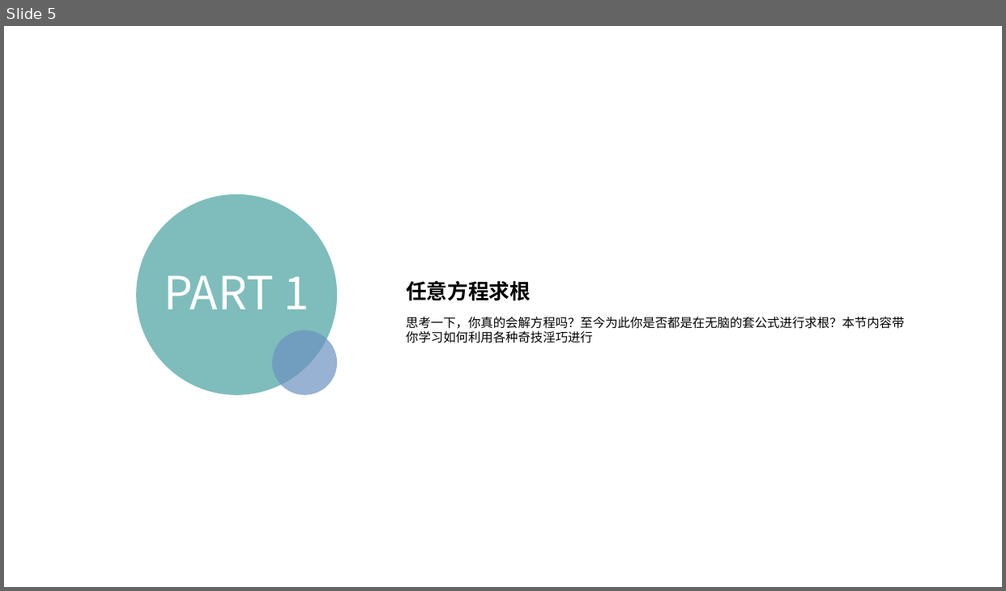
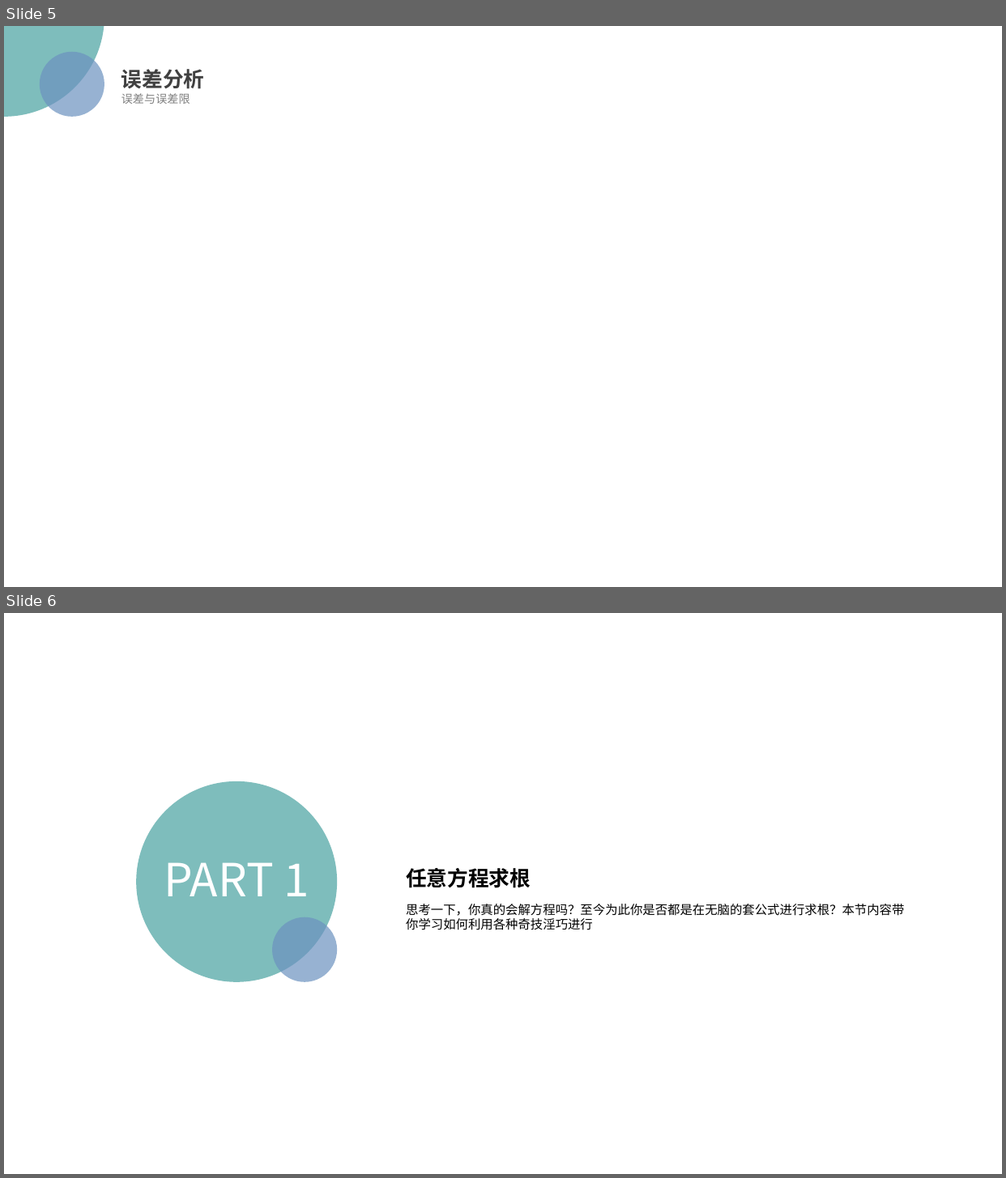
Before and after one commit to StevenEco/MachineLearning-Math, a slide deck: PPT/Numerical Analysis.pptx. Shown one above the other, each under a label of ours: slide 5 before the commit, slides 5 and 6 after it. The pictures are 1006x591 and 1006x1178 pixels, drawn with LibreOffice and Linux fonts; fonts in the diff are those of the drawing; background and template pictures are left out. Boxes give left, top, right and bottom in pixels: in the first picture for what was removed or moved away, otherwise in the second. Text is boxed around its words. In the diff, an @@ line names an element or a change of style, - is before the commit and + after.

```diff
--- a/PPT/Numerical Analysis.pptx
+++ b/PPT/Numerical Analysis.pptx
@@ slide 5 added at bbox=[4, 26, 1002, 587], background picture (left out) @@
@@ ellipse added at bbox=[4, 26, 104, 117], fill #48A2A0 at 70% opacity @@
@@ ellipse added at bbox=[39, 51, 104, 117], fill #6C92C0 at 70% opacity @@
@@ text added at bbox=[121, 69, 205, 89], 20 pt, text #404040, bold @@
+误差分析
@@ text added at bbox=[121, 93, 190, 104], 11 pt, text #808080 @@
+误差与误差限
@@ what was slide 5 is now slide 6 @@
```
Also in this commit, not shown: 1 other slide added, 1 slide removed.
